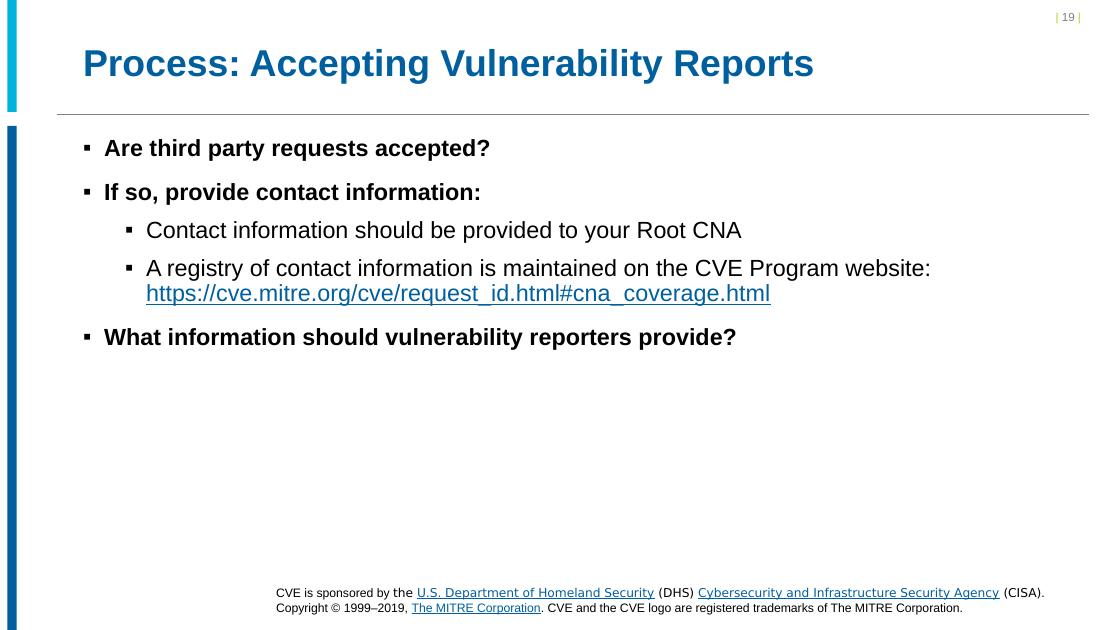
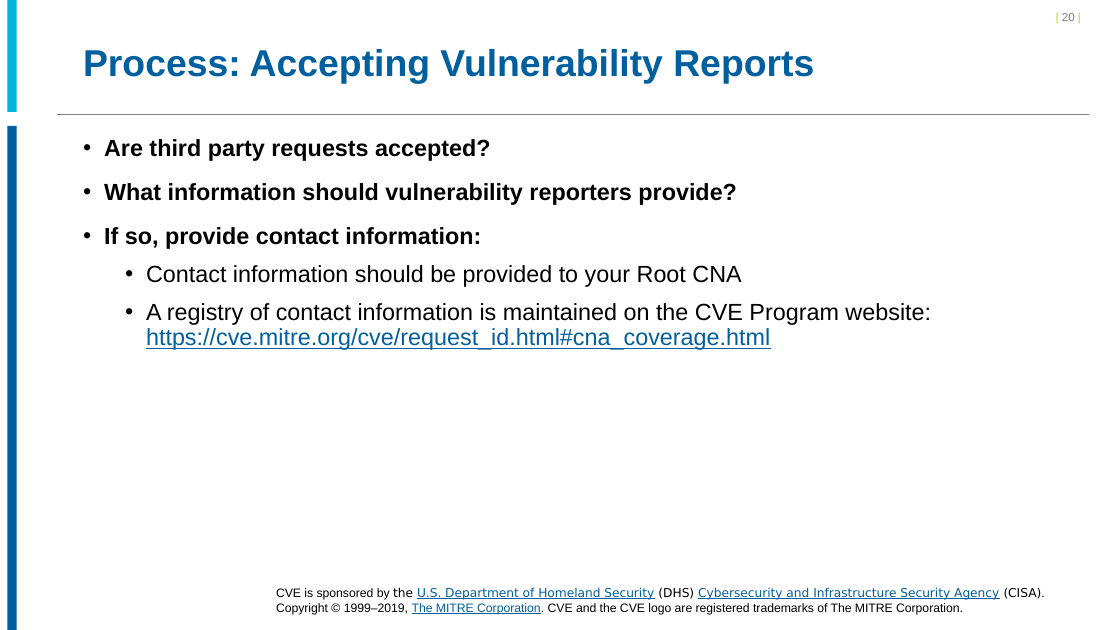
Before and after one commit to CVEProject/cveproject.github.io, a slide deck: slide 20 of docs/cna/Becoming_a_CNA.pptx (slide 19 before the commit). Drawn at 1120x630 pixels with LibreOffice and Linux fonts; fonts in the diff are those of the drawing; background and template pictures are left out. Boxes give left, top, right and bottom in pixels: in the first picture for what was removed or moved away, otherwise in the second. Text is boxed around its words. In the diff, an @@ line names an element or a change of style, - is before the commit and + after.

```diff
--- a/docs/cna/Becoming_a_CNA.pptx
+++ b/docs/cna/Becoming_a_CNA.pptx
@@ page number at bbox=[1062, 13, 1075, 21]: text changed @@
-| 19 |
+| 20 |
@@ text at bbox=[104, 139, 931, 350]: bullet ▪ to • @@
@@ text at bbox=[104, 183, 737, 205]: paragraph added @@
+• What information should vulnerability reporters provide?
@@ text at bbox=[104, 328, 737, 350]: paragraph removed @@
-▪ What information should vulnerability reporters provide?
```
Also in this commit, not shown: 23 other slides changed, 2 slides added.
